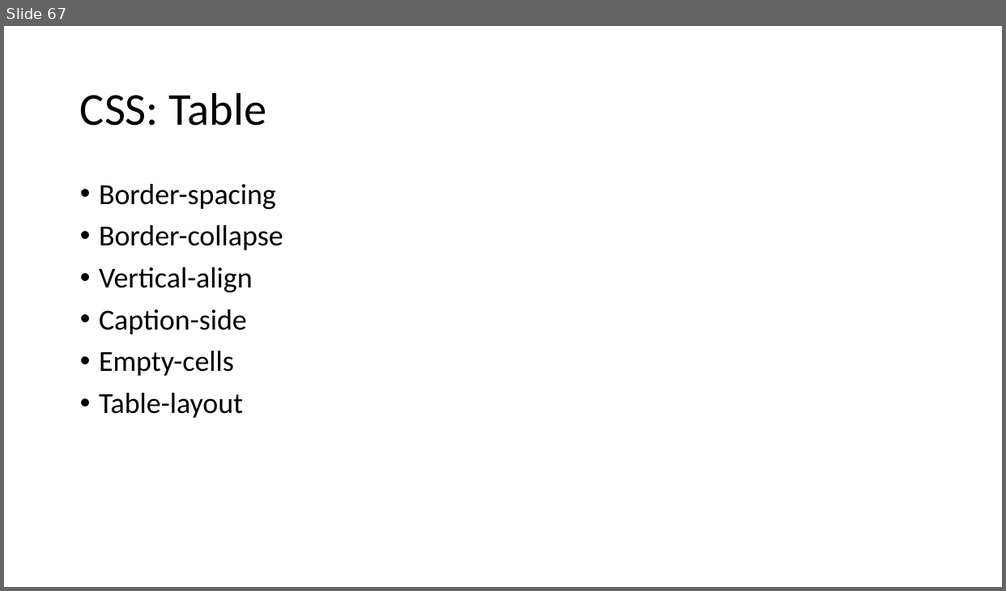
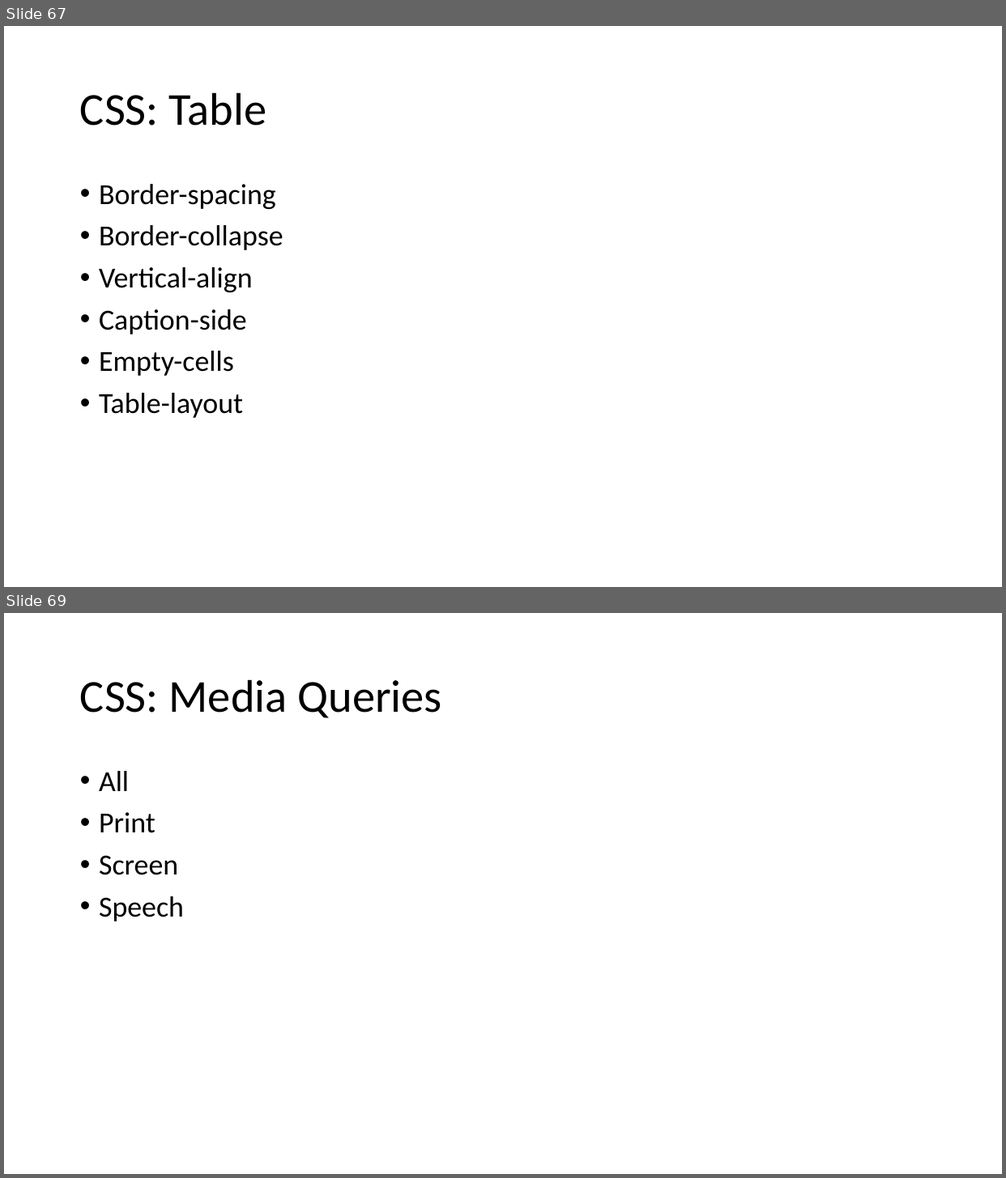
Before and after one commit to PiyushChaturvedii/Batch04, a slide deck: CSS.pptx. Shown one above the other, each under a label of ours: slide 67 before the commit, slides 67 and 69 after it; the slides between them are not shown. The pictures are 1006x591 and 1006x1178 pixels, drawn with LibreOffice and Linux fonts; fonts in the diff are those of the drawing. Boxes give left, top, right and bottom in pixels: in the first picture for what was removed or moved away, otherwise in the second. Text is boxed around its words. In the diff, an @@ line names an element or a change of style, - is before the commit and + after.

Commit message:
mediaQuary updated

```diff
--- a/CSS.pptx
+++ b/CSS.pptx
@@ slide 69 added at (x1=4, y1=613, x2=1002, y2=1174), background #FFFFFF @@
@@ title added at (x1=80, y1=679, x2=441, y2=718), 44 pt, text #000000 @@
+CSS: Media Queries
@@ text added at (x1=99, y1=771, x2=184, y2=922), 28 pt, text #000000 @@
+• All
+• Print
+• Screen
+• Speech
```
Also in this commit, not shown: 5 other slides added, 2 other files.
